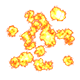
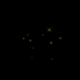
Two versions of the same layered image (80 × 80). Layer-by-layer changes:
added group "Heal" with 1 layers above "Fire" over [17, 8, 80, 80]
added layer "heal sprite sheet" in group "Heal" over [17, 8, 80, 80]
hid group "Fire" (20 layers) over [4, 4, 76, 74]
hid group "Poison" (13 layers) over [6, 0, 74, 68]
added layer "Calque 1" above "Arrière-plan" over [0, 0, 80, 80]
